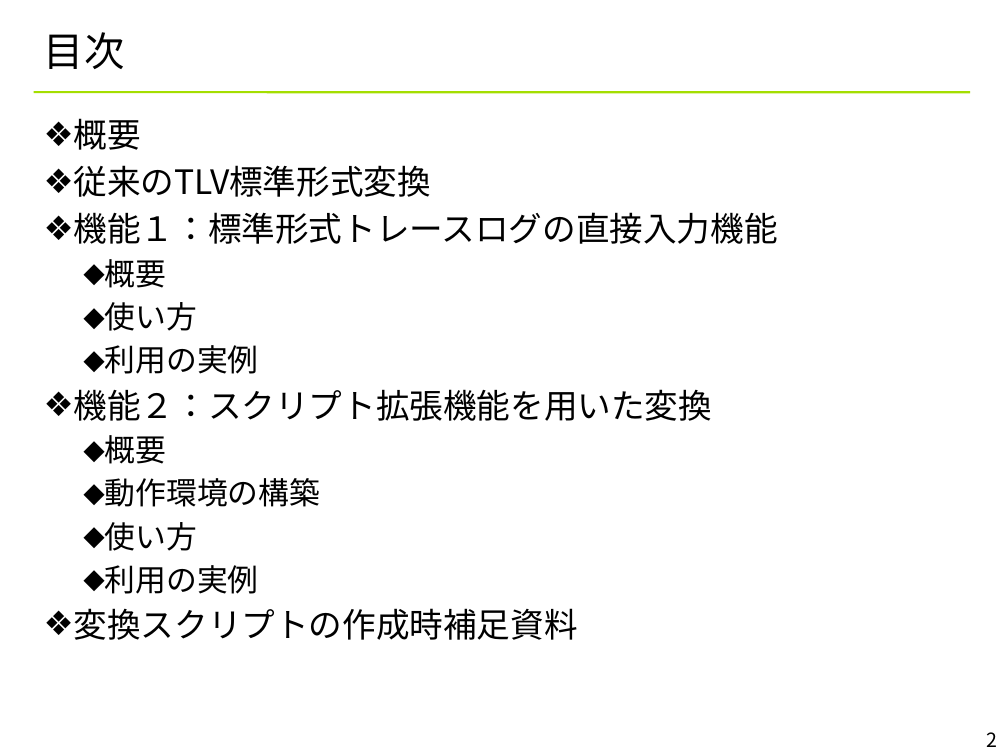
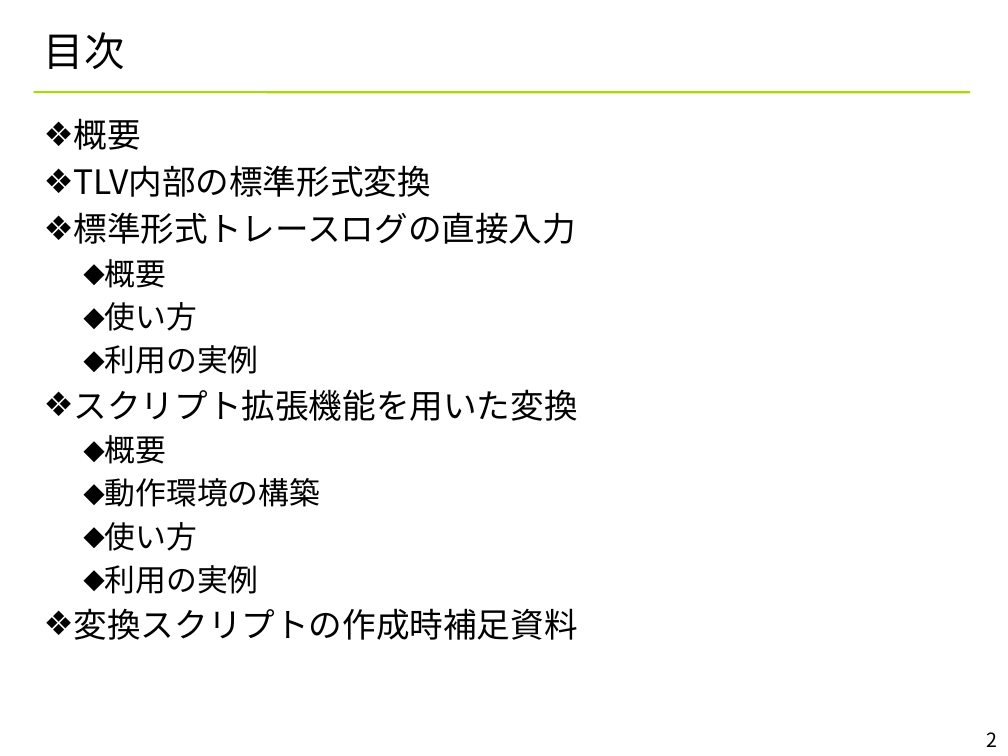
Before and after one commit to YixiaoLi/tlv4mc, a slide deck: slide 2 of doc/converter_manual.pptx. Drawn at 1008x756 pixels with LibreOffice and Linux fonts; fonts in the diff are those of the drawing; background and template pictures are left out. Boxes give left, top, right and bottom in pixels: in the first picture for what was removed or moved away, otherwise in the second. Text is boxed around its words. In the diff, an @@ line names an element or a change of style, - is before the commit and + after.

```diff
--- a/doc/converter_manual.pptx
+++ b/doc/converter_manual.pptx
@@ text at <box>74,165,576,244</box>: text changed @@
-❖ 従来のTLV標準形式変換
-❖ 機能１：標準形式トレースログの直接入力機能
+❖ TLV内部の標準形式変換
+❖ 標準形式トレースログの直接入力
@@ text at <box>74,389,578,421</box>: text changed @@
-❖ 機能２：スクリプト拡張機能を用いた変換
+❖ スクリプト拡張機能を用いた変換
```
Also in this commit, not shown: 13 other slides changed.
